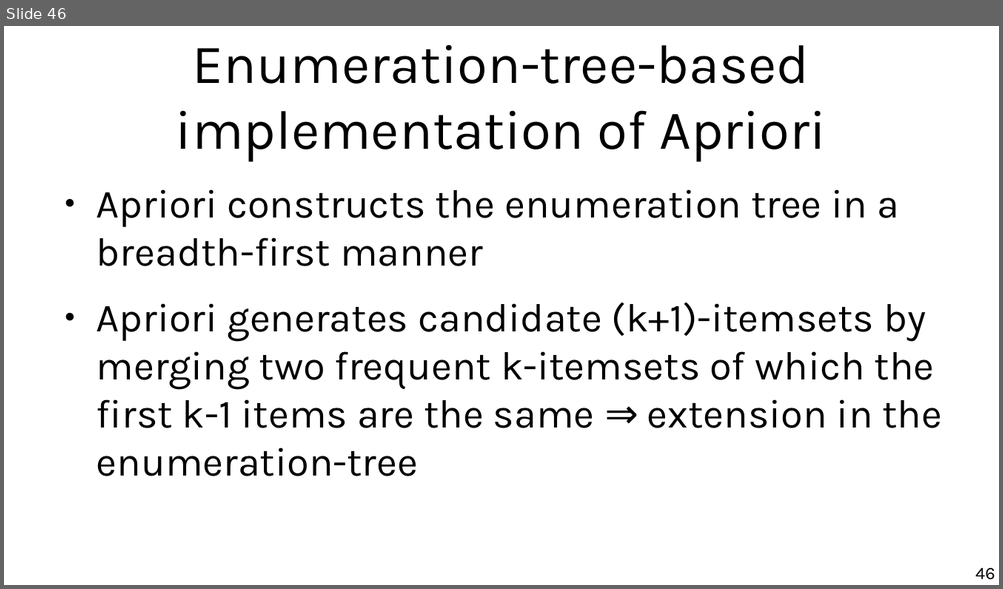
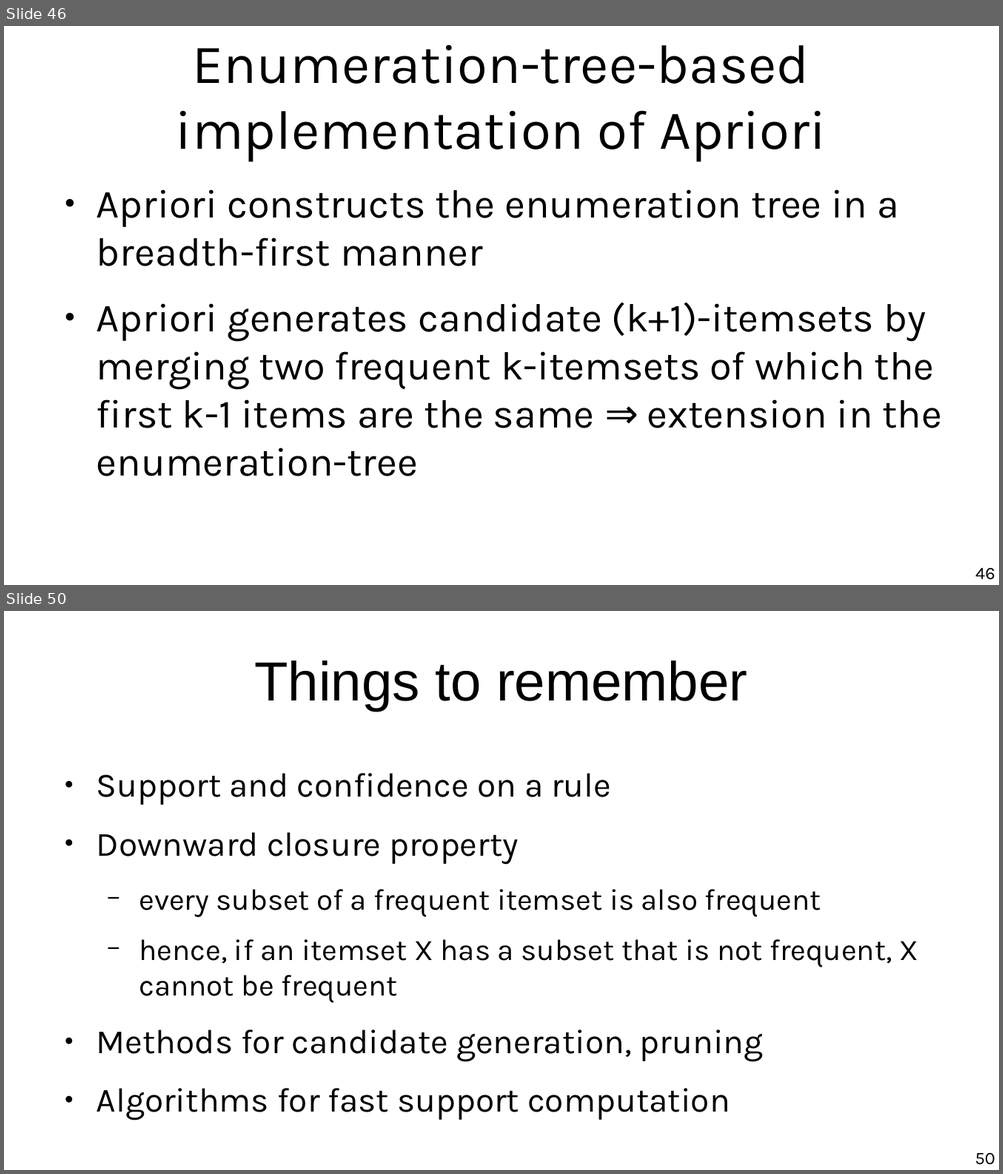
Before and after one commit to chatox/data-mining-course, a slide deck: theory/tt06_association_rule_mining.odp. Shown one above the other, each under a label of ours: slide 46 before the commit, slides 46 and 50 after it; the slides between them are not shown. The pictures are 1003x589 and 1003x1174 pixels, drawn with LibreOffice and Linux fonts; fonts in the diff are those of the drawing. Boxes give left, top, right and bottom in pixels: in the first picture for what was removed or moved away, otherwise in the second. Text is boxed around its words. In the diff, an @@ line names an element or a change of style, - is before the commit and + after.

```diff
--- a/theory/tt06_association_rule_mining.odp
+++ b/theory/tt06_association_rule_mining.odp
@@ slide 50 added at <box>4,611,999,1170</box>, background #FFFFFF @@
@@ title added at <box>254,661,747,711</box>, 44 pt, text #000000 @@
+Things to remember
@@ text added at <box>96,773,918,1120</box>, 27.2 pt, text #000000 @@
+● Support and confidence on a rule
+● Downward closure property
+  − every subset of a frequent itemset is also frequent
+  − hence, if an itemset X has a subset that is not frequent, X cannot be frequent
+● Methods for candidate generation, pruning
+● Algorithms for fast support computation
@@ page number added at <box>975,1153,995,1165</box>, 14 pt, text #000000 @@
+50
```
Also in this commit, not shown: 4 slides changed, 1 other slide added, 2 slides removed, 2 other files.
